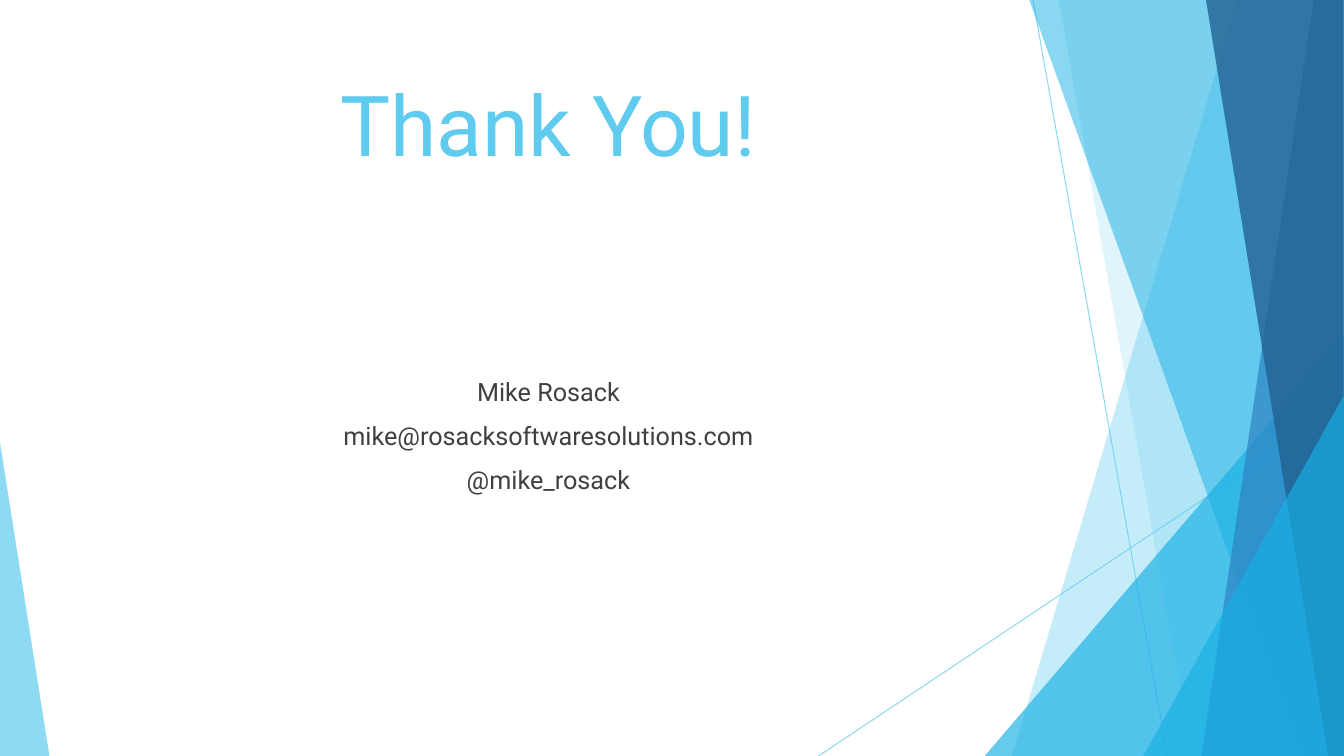
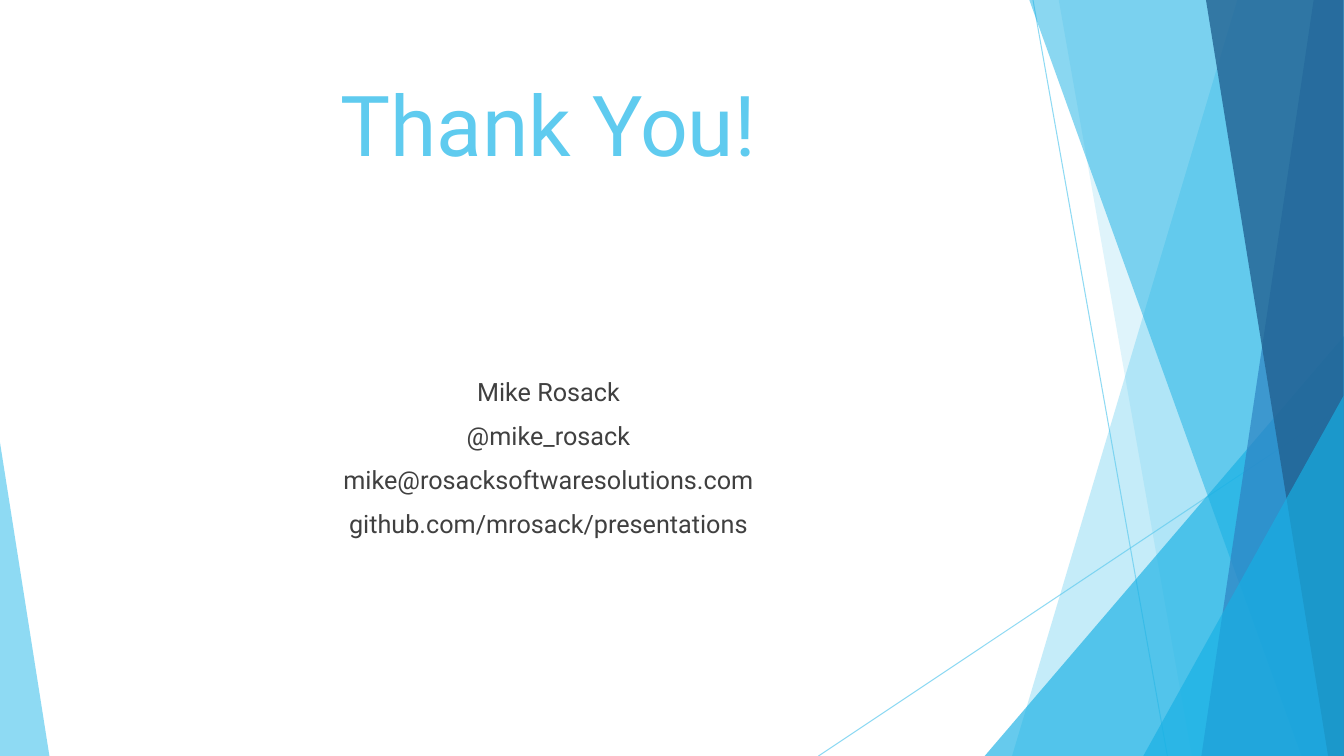
Before and after one commit to mrosack/presentations, a slide deck: slide 20 of serverless-computing/Serverless Computing.pptx. Drawn at 1344x756 pixels with LibreOffice and Linux fonts; fonts in the diff are those of the drawing. Boxes give left, top, right and bottom in pixels: in the first picture for what was removed or moved away, otherwise in the second. Text is boxed around its words. In the diff, an @@ line names an element or a change of style, - is before the commit and + after.

```diff
--- a/serverless-computing/Serverless Computing.pptx
+++ b/serverless-computing/Serverless Computing.pptx
@@ text at <box>467,426,630,451</box>: paragraph added @@
+@mike_rosack
@@ text at <box>349,514,747,539</box>: text changed @@
-@mike_rosack
+github.com/mrosack/presentations
```
Also in this commit, not shown: 3 other slides changed.
